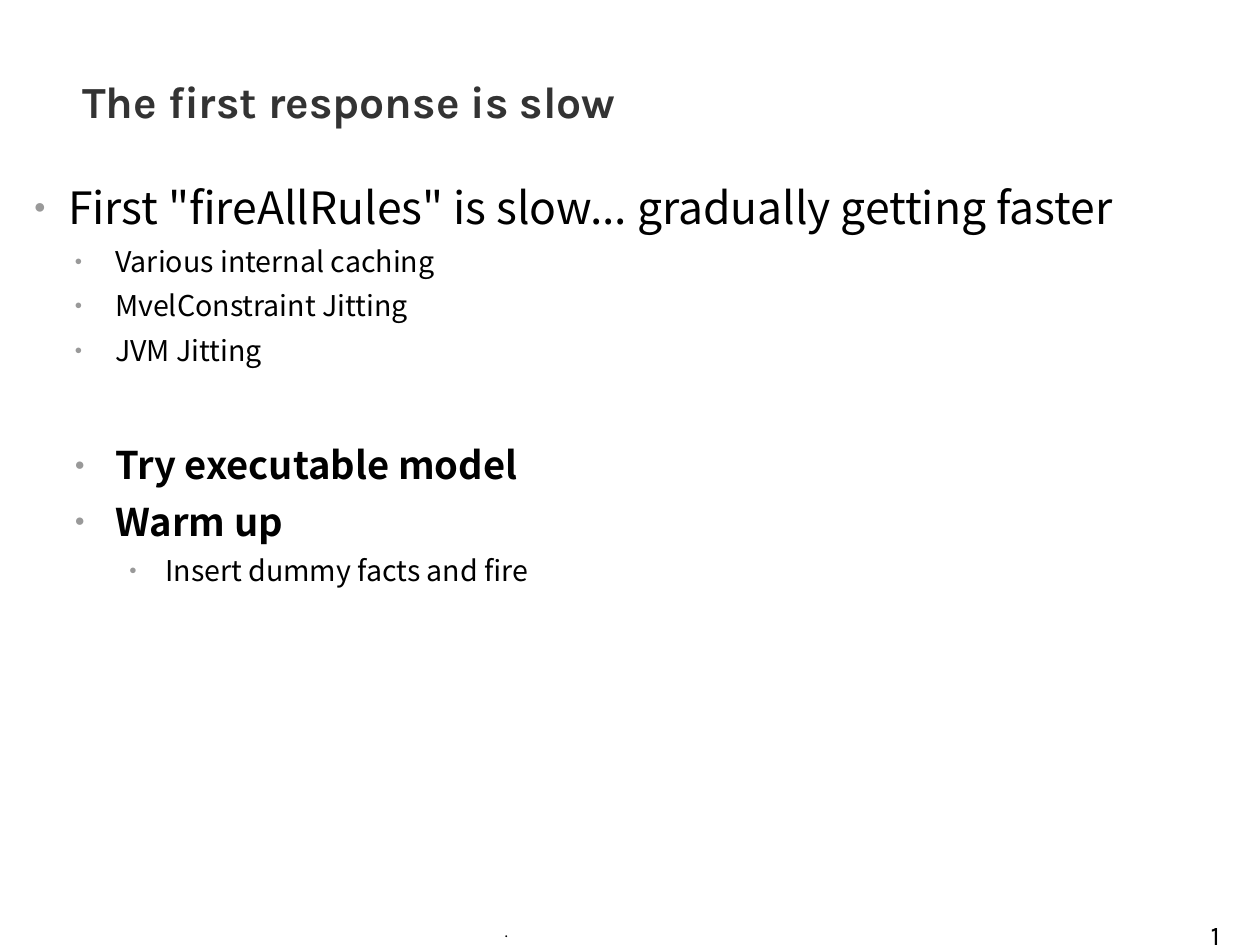
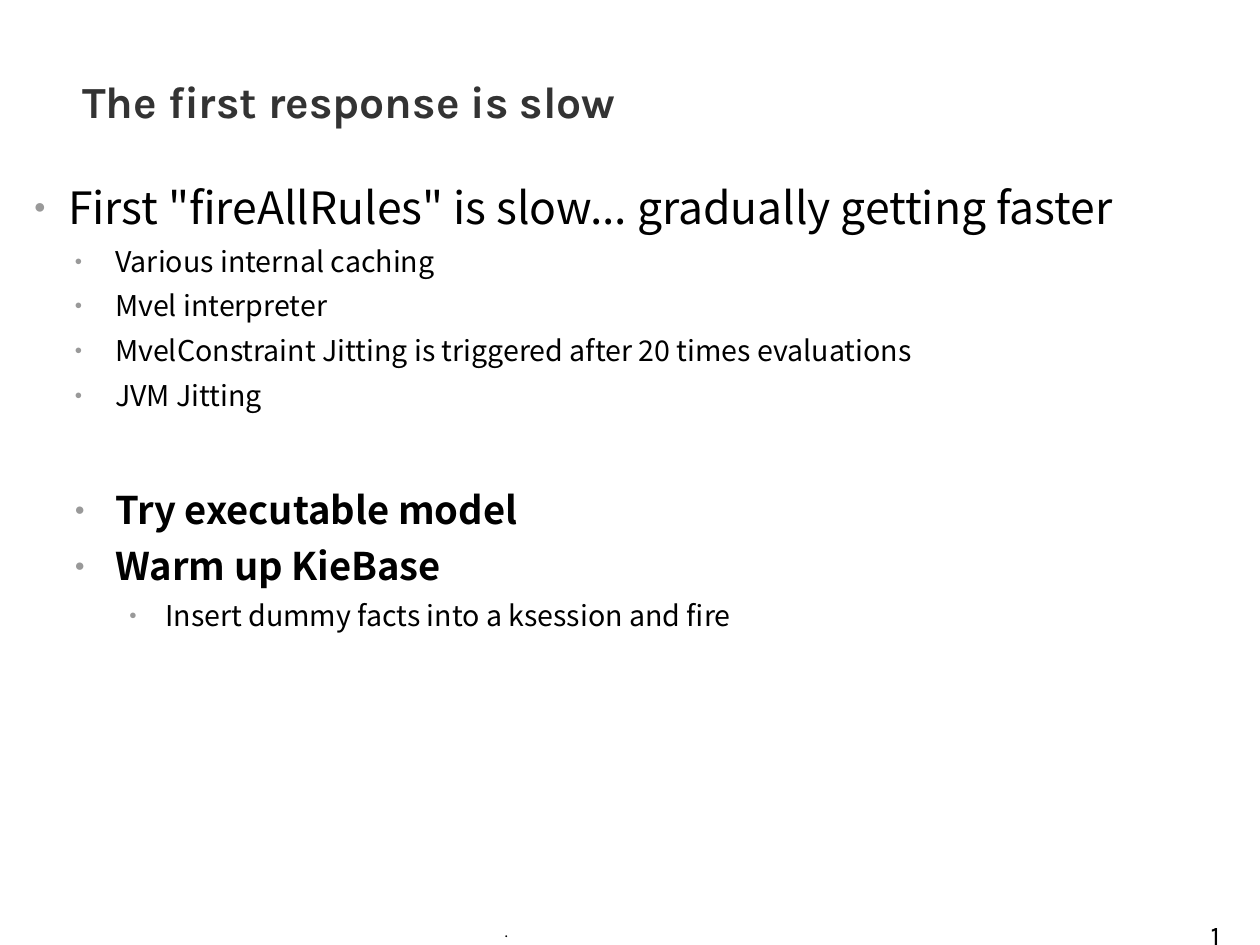
Before and after one commit to tkobayas/kie-live, a slide deck: slide 18 of 2021_Drools_trouble_shooting.odp (slide 17 before the commit). Drawn at 1260x945 pixels with LibreOffice and Linux fonts; fonts in the diff are those of the drawing; background and template pictures are left out. Boxes give left, top, right and bottom in pixels: in the first picture for what was removed or moved away, otherwise in the second. Text is boxed around its words. In the diff, an @@ line names an element or a change of style, - is before the commit and + after.

```diff
--- a/2021_Drools_trouble_shooting.odp
+++ b/2021_Drools_trouble_shooting.odp
@@ text at (115, 293, 911, 368): text changed @@
-  ● MvelConstraint Jitting
+  ● Mvel interpreter
+  ● MvelConstraint Jitting is triggered after 20 times evaluations
@@ text at (115, 549, 731, 633): text changed @@
-  ● Warm up
-    ● Insert dummy facts and fire
+  ● Warm up KieBase
+    ● Insert dummy facts into a ksession and fire
```
Also in this commit, not shown: 9 other slides changed, 3 slides added, 1 slide removed, 31 other files.
